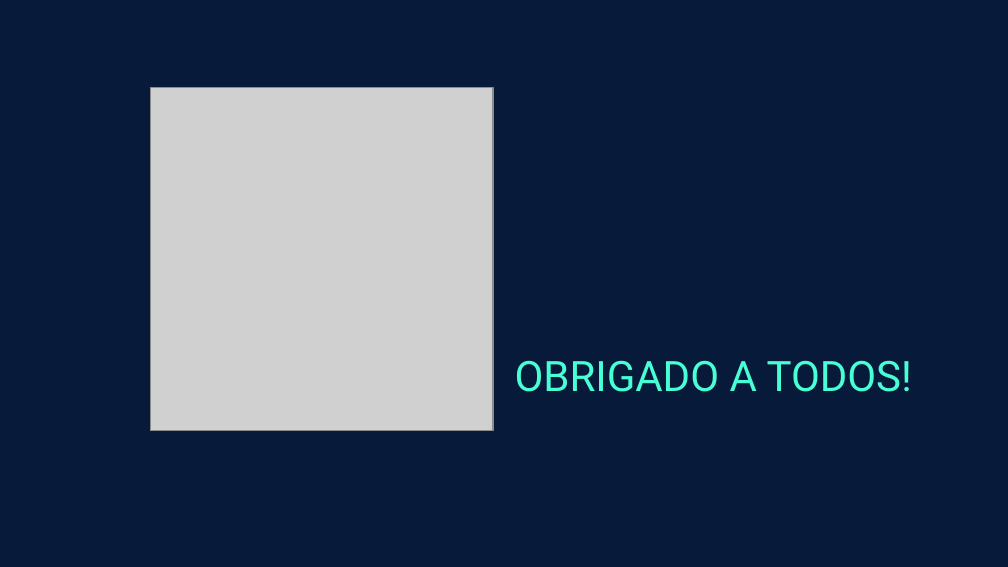
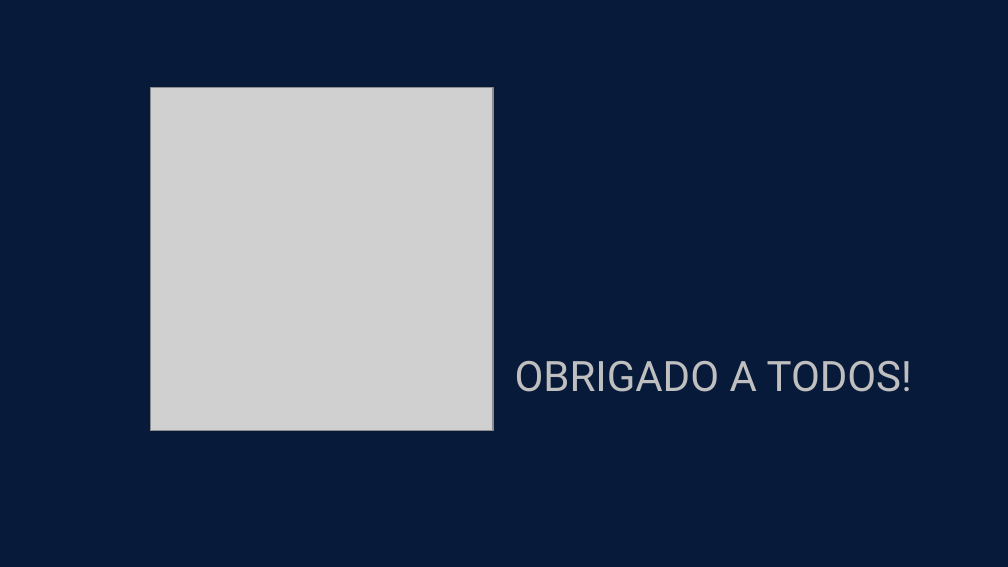
Before and after one commit to BandTec/Pantec, a slide deck: slide 9 of Documentação/Apresentação/Sprint03.pptx (slide 13 before the commit). Drawn at 1008x567 pixels with LibreOffice and Linux fonts; fonts in the diff are those of the drawing; grey boxes stand for pictures. Boxes give left, top, right and bottom in pixels: in the first picture for what was removed or moved away, otherwise in the second. Text is boxed around its words. In the diff, an @@ line names an element or a change of style, - is before the commit and + after.

```diff
--- a/Documentação/Apresentação/Sprint03.pptx
+++ b/Documentação/Apresentação/Sprint03.pptx
@@ text "OBRIGADO A TODOS!" at (515,360,912,392): text colour #48FFD5 to #BFBFBF @@
```
Also in this commit, not shown: 6 other slides changed, 1 slide added, 4 slides removed.
